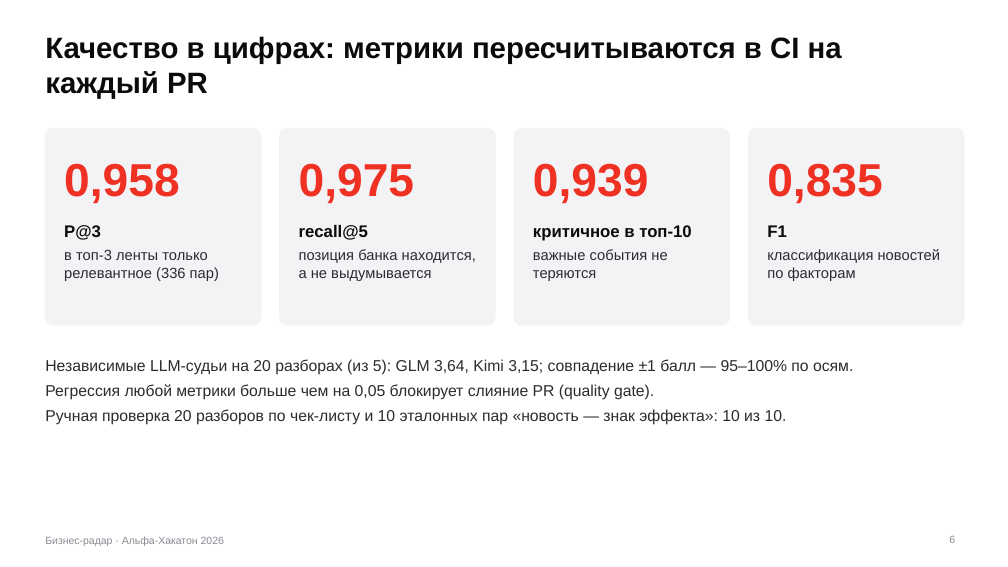
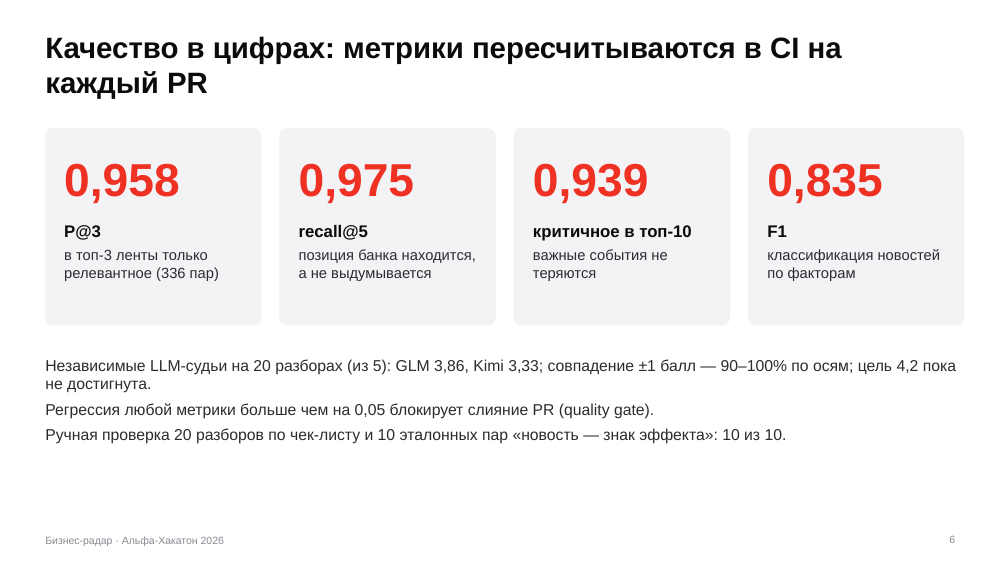
Before and after one commit to ManyManyAs/alfa-news-insights, a slide deck: slide 6 of docs/presentation/business-radar.pptx. Drawn at 1008x567 pixels with LibreOffice and Linux fonts; fonts in the diff are those of the drawing. Boxes give left, top, right and bottom in pixels: in the first picture for what was removed or moved away, otherwise in the second. Text is boxed around its words. In the diff, an @@ line names an element or a change of style, - is before the commit and + after.

```diff
--- a/docs/presentation/business-radar.pptx
+++ b/docs/presentation/business-radar.pptx
@@ text at box(45, 359, 956, 393): text changed @@
-Независимые LLM-судьи на 20 разборах (из 5): GLM 3,64, Kimi 3,15; совпадение ±1 балл — 95–100% по осям.
+Независимые LLM-судьи на 20 разборах (из 5): GLM 3,86, Kimi 3,33; совпадение ±1 балл — 90–100% по осям; цель 4,2 пока не достигнута.
```
Also in this commit, not shown: 1 other slide changed, 2 other files.
